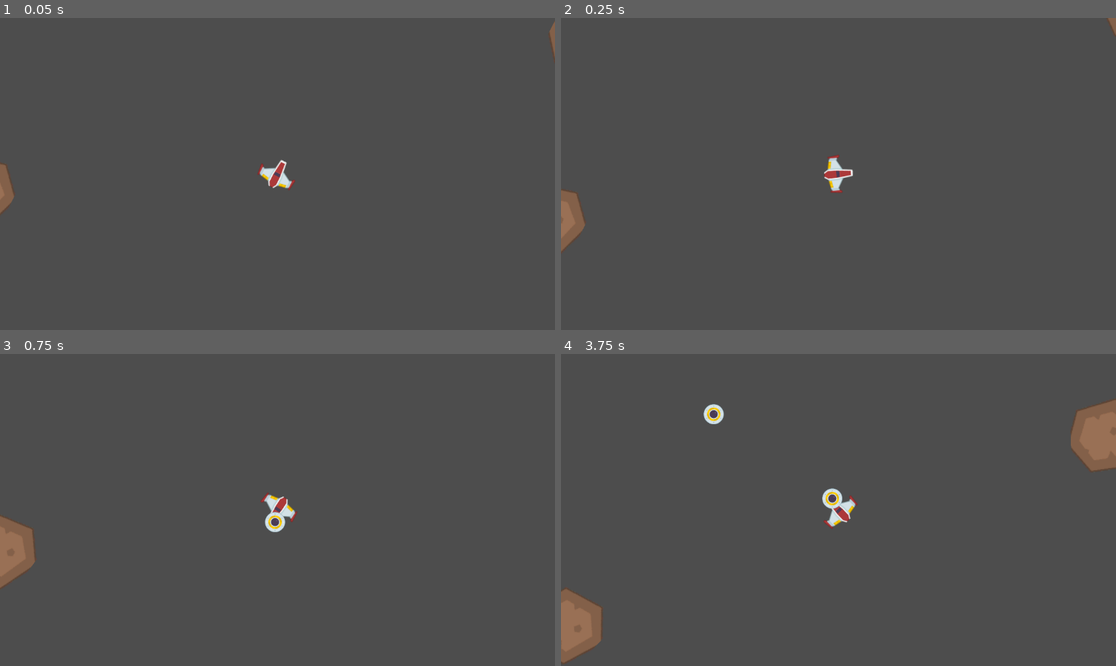
Above: before the commit, frames 1-4 (two rows, left to right).
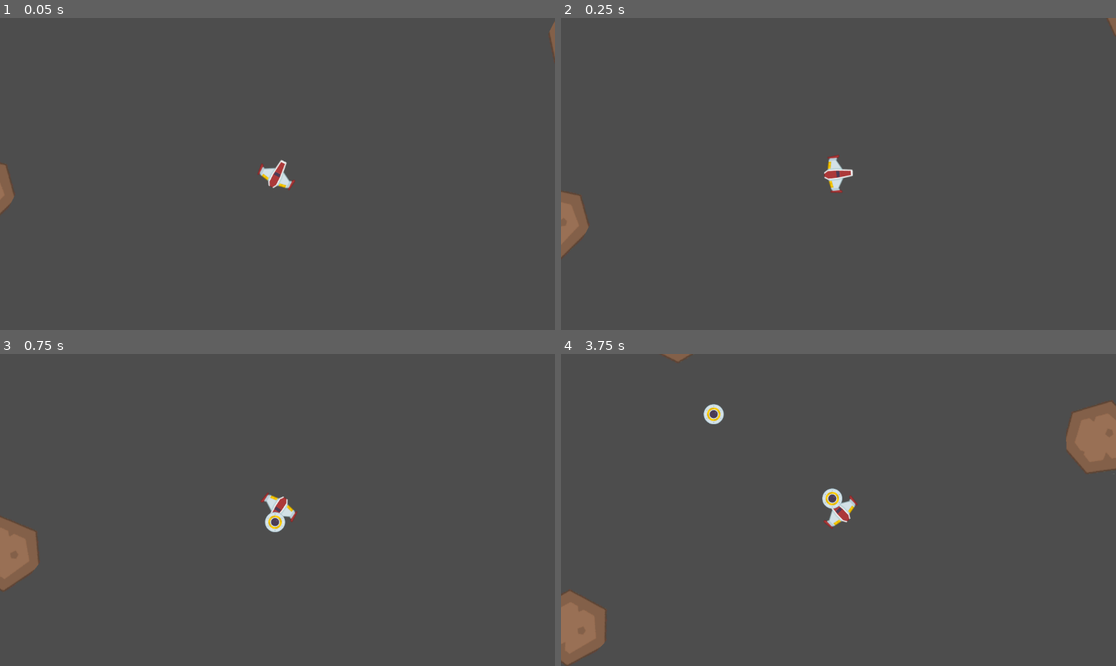
Above: after the commit, the same moments.

Repository: game-dev-besties/chicken-game
Game: Godot game, scene res://scenes/game.tscn
Two runs of this game, one before a commit and one after it. Both use one fixed random seed, a clock stepped at 60 frames per second and the inputs below.
Inputs (mouse positions are in pixels of both pictures, inside the frame that each line leads up to):
- Up to frame 1 (0.05 s): no input
- Up to frame 2 (0.25 s): no input
- Up to frame 3 (0.75 s): move the mouse to (399, 494) at 0.52 s; click (399, 494) at 0.6 s
- Up to frame 4 (3.75 s): move the mouse to (727, 525) at 1.27 s; click (727, 525) at 1.35 s; move the mouse to (894, 441) at 2.02 s; click (894, 441) at 2.1 s; move the mouse to (810, 572) at 2.77 s; click (810, 572) at 2.85 s; move the mouse to (1005, 556) at 3.52 s; click (1005, 556) at 3.6 s

Frame 1 is identical in both runs. In frame 2, 0.2% of the frame differs, in the area x 0-6%, y 55-78%; in frame 3, 0.2%; in frame 4, 0.5%, in the area x 0-100%, y 0-100%.

Commit message:
corrected collision scaling

Diff:
--- a/scripts/AsteroidSpawner.gd
+++ b/scripts/AsteroidSpawner.gd
@@ -56,3 +56,8 @@
 func scale_asteroids():
 	for asteroid in asteroids.get_children():
 		asteroid.scale = Vector2(1.0 / Global.scale, 1.0 / Global.scale)
+		#create new collision shape of correct size
+		var shape = CircleShape2D.new()
+		shape.radius = 40/Global.scale
+		var collision_shape = asteroid.get_node("CollisionShape2D")
+		collision_shape.shape = shape
